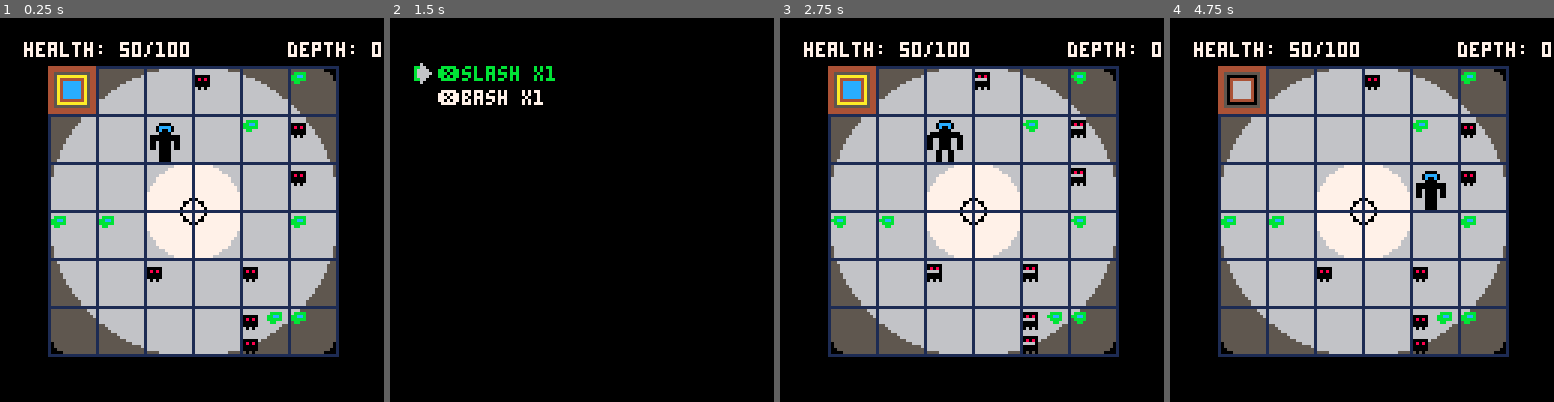
Above: before the commit, frames 1-4 (left to right).
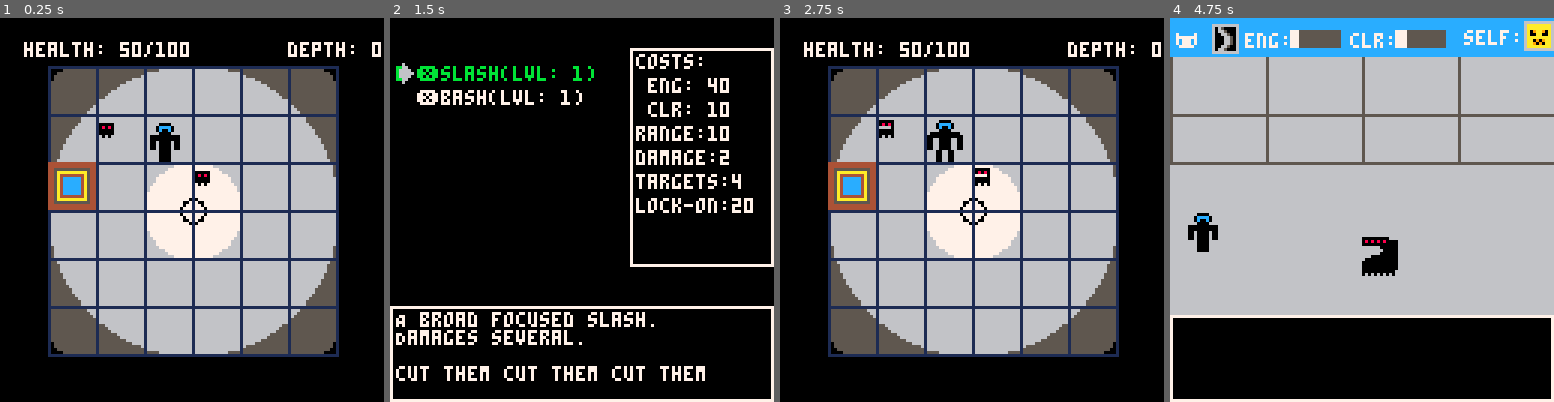
Above: after the commit, the same moments.

Repository: ash2q/into_madness
Game: PICO-8 cartridge into_madness.p8
Two runs of this game, one before a commit and one after it. Both use one fixed random seed, a clock stepped at 60 frames per second and the inputs below.
Inputs:
- Up to frame 1 (0.25 s): no input
- Up to frame 2 (1.5 s): tap X (X key) at 0.33, 1.07 s; tap O (Z key) at 0.7 s
- Up to frame 3 (2.75 s): hold Right 1.6-2.1 s; tap O (Z key) at 1.7, 2.1, 2.5 s; tap X (X key) at 1.85 s; hold Up 2.15-2.42 s; hold Right from 2.47 s (still down)
- Up to frame 4 (4.75 s): tap O (Z key) every 0.4 s from 2.9 to 4.5 s; tap X (X key) at 2.97, 4.08 s; release Right at 3.03 s; hold Left 3.08-3.58 s; hold Down 3.63-3.97 s; hold Right 4.02-4.68 s; hold Up from 4.73 s (still down)

The runs differ from the first frame. In frame 1, 4.8% of the frame differs, in the area x 12-80%, y 12-88%; in frame 2, 11%; in frame 3, 4.8%; in frame 4, 56%, in the area x 0-100%, y 0-100%.

Commit message:
Changing some specs and cooldown info. Change vscode settings

Diff:
--- a/into_madness.p8
+++ b/into_madness.p8
@@ -862,6 +862,10 @@
 	s_anim=nil, --optional
 	sound=0,
 	name="❎slash",
+	desc=
+"A broad focused slash.\n"..
+"Damages several.\n\n"..
+"cut them cut them cut them",
 	eng_cost=40,
 	clr_cost=10,
 	range=10,
@@ -869,7 +873,7 @@
 	splash=false,
 	spin=false,
 	lock=20,
-	cooldown=20,
+	cooldown=5,
 	targets=4,
 	ttl=20,
 	delay=2
@@ -882,13 +886,17 @@
 	s_anim=nil, --optional
 	sound=0,
 	name="❎bash",
+	desc=
+"A brutal yet simple bash\n"..
+"simple yet subpar.\n\n"..
+"they told me to do it",
 	eng_cost=20,
 	clr_cost=0,
 	range=20,
 	dmg=1,
 	splash=false,
 	spin=false,
-	cooldown=10,
+	cooldown=5,
 	lock=0,
 	targets=1,
 	ttl=20,
@@ -1041,7 +1049,7 @@
 	if z_hold then
 		if btn(0) then
 			--execute dial actions
-			switch_aspects()
+			--switch_aspects()
 		elseif btn(1) then
 		elseif btn(2) then
 		elseif btn(3) then
@@ -2020,21 +2028,41 @@
 	for m in all(p1.moves) do
 		local c=0
 		c=p1.mcount[m.name]
-		msg=m.name.." x"..c
+		local lvl=flr(c/2+1)
+		msg=m.name.."(lvl: "..lvl..")"
 		local col=7
 		if contains(p1.equips, m)
 			then
 			col=11
-			print("e",8,y,col)
-		end
-		print(msg,16,y,col)
+			print("e",2,y,col)
+		end
+		print(msg,9,y,col)
 		y+=8
 	end
 	if anim_c%2<1 then
-		spr(55,6,14+(8*(eq_line-1)))
+		spr(55,0,14+(8*(eq_line-1)))
 	else
-
-	end
+	end
+	local m=p1.moves[eq_line]
+	--bottom text (description)
+	rect(0,96,127,127,7)
+	print(m.desc,2,98,7)
+	--side text (stats)
+	rect(80,10,127,82,7)
+	local y=12
+	print("costs:",82,y,7)
+	y+=8
+	print(" eng: "..m.eng_cost,82,y,7)
+	y+=8
+	print(" clr: "..m.clr_cost,82,y,7)
+	y+=8
+	print("range:"..m.range,82,y,7)
+	y+=8
+	print("damage:"..m.dmg,82,y,7)
+	y+=8
+	print("targets:"..m.targets,82,y,7)
+	y+=8
+	print("lock-on:"..m.lock,82,y,7)
 	eq_mode_ctrl()
 end
 
@@ -2253,11 +2281,11 @@
  add(entities,p1)
 	for y=0,8 do
 		for x=0,8 do
-			if rnd()<0.3 then
+			if rnd()<(0.1+0.05*tb_depth) then
 				spawn_rnd_enemy(x,y)
-				if rnd()<0.1 then
+				if rnd()<0.05 then
 					spawn_rnd_enemy(x,y)
-					if rnd()<0.1 then
+					if rnd()<0.05 then
 						spawn_rnd_enemy(x,y)
 					end
 				end
@@ -2287,7 +2315,21 @@
 	end
 end
 -->8
---testing stuff??
+--loot management
+
+function gen_loot_item(stat_max)
+    local g=nil
+    g.slot=flr(rnd(7)+1)
+    e.patk=rnd(stat_max)
+	e.pspd=rnd(stat_max)
+	e.pdef=rnd(stat_max)
+	e.ablt=rnd(stat_max)
+	e.wspd=rnd(stat_max)
+end
+
+function gen_loot()
+
+end
 __gfx__
 00000000777777777777777777777777777777777777777777777777777777777777777777777777777777777777777777777777000060007777777777777777
 00000000772227777722277777222777772227777777777777777777777777777700077777000777770007777700077777777777000660007700077777000777
--- a/src/1.specs.lua
+++ b/src/1.specs.lua
@@ -324,6 +324,10 @@
 	s_anim=nil, --optional
 	sound=0,
 	name="❎slash",
+	desc=
+"a broad focused slash.\n"..
+"damages several.\n\n"..
+"cut them cut them cut them",
 	eng_cost=40,
 	clr_cost=10,
 	range=10,
@@ -331,7 +335,7 @@
 	splash=false,
 	spin=false,
 	lock=20,
-	cooldown=20,
+	cooldown=5,
 	targets=4,
 	ttl=20,
 	delay=2
@@ -344,13 +348,17 @@
 	s_anim=nil, --optional
 	sound=0,
 	name="❎bash",
+	desc=
+"a brutal yet simple bash\n"..
+"simple yet subpar.\n\n"..
+"they told me to do it",
 	eng_cost=20,
 	clr_cost=0,
 	range=20,
 	dmg=1,
 	splash=false,
 	spin=false,
-	cooldown=10,
+	cooldown=5,
 	lock=0,
 	targets=1,
 	ttl=20,
--- a/src/2.combat.lua
+++ b/src/2.combat.lua
@@ -120,7 +120,7 @@
 	if z_hold then
 		if btn(0) then
 			--execute dial actions
-			switch_aspects()
+			--switch_aspects()
 		elseif btn(1) then
 		elseif btn(2) then
 		elseif btn(3) then
--- a/src/5.swap.lua
+++ b/src/5.swap.lua
@@ -35,21 +35,41 @@
 	for m in all(p1.moves) do
 		local c=0
 		c=p1.mcount[m.name]
-		msg=m.name.." x"..c
+		local lvl=flr(c/2+1)
+		msg=m.name.."(lvl: "..lvl..")"
 		local col=7
 		if contains(p1.equips, m)
 			then
 			col=11
-			print("e",8,y,col)
-		end
-		print(msg,16,y,col)
+			print("e",2,y,col)
+		end
+		print(msg,9,y,col)
 		y+=8
 	end
 	if anim_c%2<1 then
-		spr(55,6,14+(8*(eq_line-1)))
+		spr(55,0,14+(8*(eq_line-1)))
 	else
-
-	end
+	end
+	local m=p1.moves[eq_line]
+	--bottom text (description)
+	rect(0,96,127,127,7)
+	print(m.desc,2,98,7)
+	--side text (stats)
+	rect(80,10,127,82,7)
+	local y=12
+	print("costs:",82,y,7)
+	y+=8
+	print(" eng: "..m.eng_cost,82,y,7)
+	y+=8
+	print(" clr: "..m.clr_cost,82,y,7)
+	y+=8
+	print("range:"..m.range,82,y,7)
+	y+=8
+	print("damage:"..m.dmg,82,y,7)
+	y+=8
+	print("targets:"..m.targets,82,y,7)
+	y+=8
+	print("lock-on:"..m.lock,82,y,7)
 	eq_mode_ctrl()
 end
 
--- a/src/6.mapgen.lua
+++ b/src/6.mapgen.lua
@@ -46,11 +46,11 @@
  add(entities,p1)
 	for y=0,8 do
 		for x=0,8 do
-			if rnd()<0.3 then
+			if rnd()<(0.1+0.05*tb_depth) then
 				spawn_rnd_enemy(x,y)
-				if rnd()<0.1 then
+				if rnd()<0.05 then
 					spawn_rnd_enemy(x,y)
-					if rnd()<0.1 then
+					if rnd()<0.05 then
 						spawn_rnd_enemy(x,y)
 					end
 				end
Not shown, changed: into_madness.code-workspace
